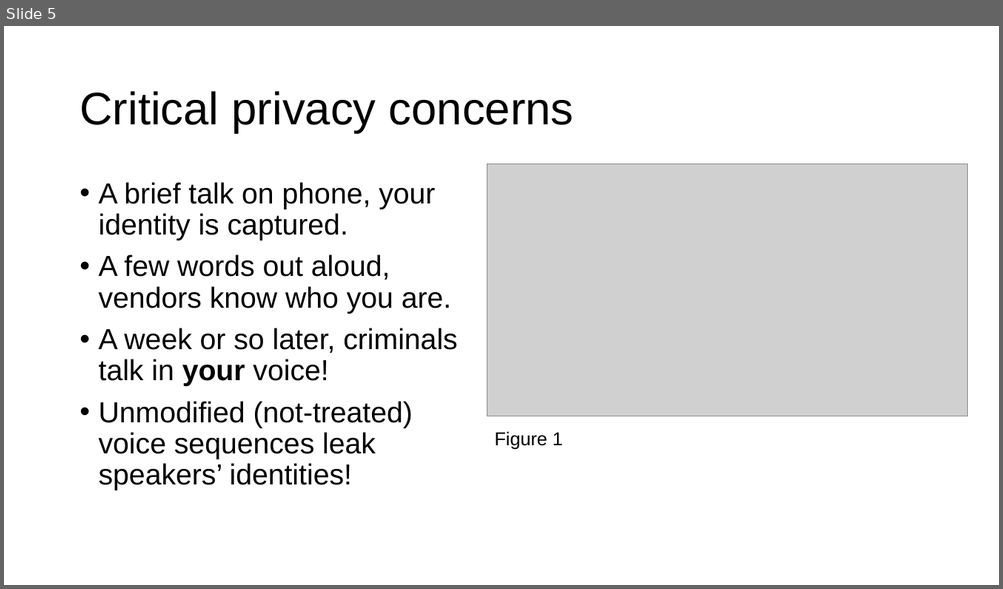
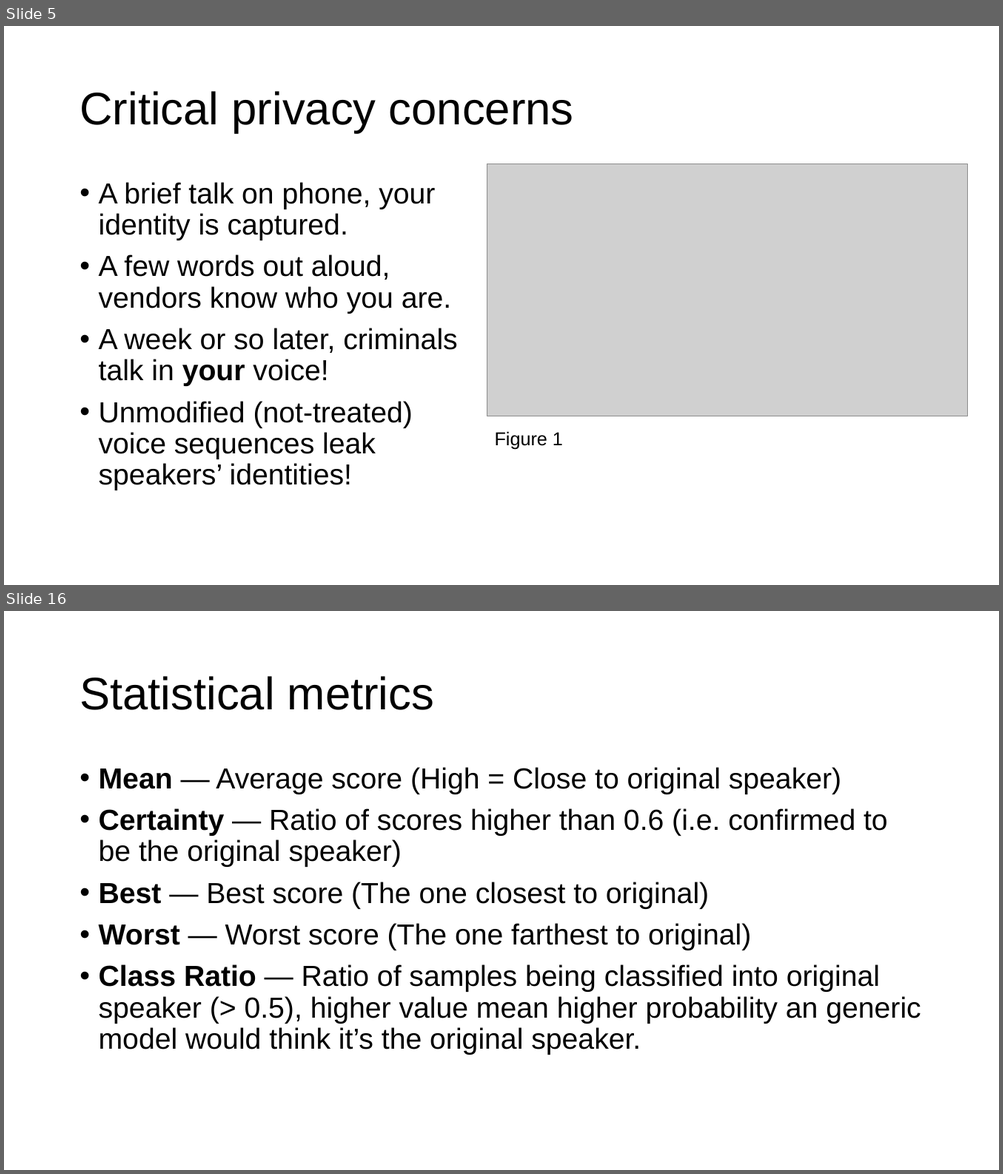
Before and after one commit to aurantiaco-sucus/sgvc_adv_conf, a slide deck: pres.pptx. Shown one above the other, each under a label of ours: slide 5 before the commit, slides 5 and 16 after it; the slides between them are not shown. The pictures are 1003x589 and 1003x1174 pixels, drawn with LibreOffice and Linux fonts; fonts in the diff are those of the drawing; grey boxes stand for pictures. Boxes give left, top, right and bottom in pixels: in the first picture for what was removed or moved away, otherwise in the second. Text is boxed around its words. In the diff, an @@ line names an element or a change of style, - is before the commit and + after.

```diff
--- a/pres.pptx
+++ b/pres.pptx
@@ slide 16 added at [4, 611, 999, 1170], background #FFFFFF @@
@@ title added at [79, 676, 434, 710], 44 pt, text #000000 @@
+Statistical metrics
@@ text added at [99, 767, 920, 1055], 28 pt, text #000000 @@
+• Mean — Average score (High = Close to original speaker)
+• Certainty — Ratio of scores higher than 0.6 (i.e. confirmed to be the original speaker)
+• Best — Best score (The one closest to original)
+• Worst — Worst score (The one farthest to original)
+• Class Ratio — Ratio of samples being classified into original speaker (> 0.5), higher value mean higher probability an generic model would think it’s the original speaker.
```
Also in this commit, not shown: 4 slides changed, 14 other slides added.
